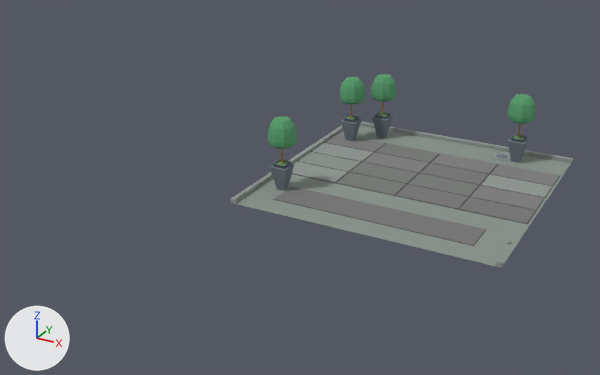
What one commit did to the glTF model models/6. corner/Corner_C.gltf.
Rendered twice from a camera (50 mm lens) standing at (15.46, -22.9, 12.66) and looking at (1.94, 1.68, 0.37). The axes (+X, +Y, +Z) are drawn at lower left. The lights are the same throughout. Objects named as collision shapes, trigger or cutter boxes, shadow casters or lower levels of detail are left out. Where no turn or scale is listed for an object, it has been applied to the vertices. Vertices at the same position are counted once.

The first picture shows 'Scifi_Panel_02 Plaza014_group4.017', 'Scifi_Panel_02 Plaza014_group4.018'.
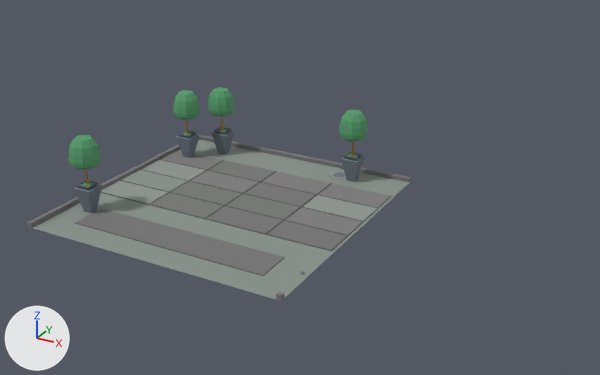
The change, as JSON lines over the scene's bpy script:
```json
{"block": "me_scifi_panel_02_plaza014_group4_012", "where": "# used by ob_scifi_panel_02_plaza014_group4_018; location = (5.0, 5.0, 0.0)"}
{"op": "remove", "block": "me_scifi_panel_02_plaza014_group4_012", "code": "me_scifi_panel_02_plaza014_group4_012.from_pydata(...)  # 181 vertices, 342 faces; spans x -5.0..5.0, y -5.0..5.0, z 0.0..0.17"}
{"op": "add", "block": "me_scifi_panel_02_plaza014_group4_012", "code": "me_scifi_panel_02_plaza014_group4_012.from_pydata(...)  # 549 vertices, 1002 faces; spans x -5.0..5.0, y -5.0..5.0, z 0.0..2.77"}
{"block": "me_scifi_panel_02_plaza014_group4_012", "change": "me_scifi_panel_02_plaza014_group4_012 part 1: 184 vertices added at x -4.52..-2.43, y 2.42..4.52, z 0.0..2.77"}
{"block": "me_scifi_panel_02_plaza014_group4_012", "change": "me_scifi_panel_02_plaza014_group4_012 part 2: 92 vertices added at x -4.52..-3.46, y -3.53..-2.43, z 0.0..2.77"}
{"block": "me_scifi_panel_02_plaza014_group4_012", "change": "me_scifi_panel_02_plaza014_group4_012 part 3: 92 vertices added at x 2.42..3.52, y 3.46..4.52, z 0.0..2.77"}
{"block": "me_scifi_panel_02_plaza014_group4_012", "change": "me_scifi_panel_02_plaza014_group4_012 part 4: 32 kept faces spanning x -5.0..5.0, y -5.0..5.0, z 0.0..0.17 get new texture (UV) coordinates"}
{"op": "remove", "block": "ob_scifi_panel_02_plaza014_group4_017", "code": ["ob_scifi_panel_02_plaza014_group4_017 = bpy.data.objects.new('Scifi_Panel_02 Plaza014_group4.017', me_scifi_panel_02_plaza014_group4_011)", "ob_scifi_panel_02_plaza014_group4_017.location = (5.0, 5.0, 0.0)"]}
{"op": "set", "path": "ob_scifi_panel_02_plaza014_group4_018.location", "old": "(5.0, 5.0, 0.0)", "new": "(0.0, 0.0, 0.0)"}
```

What differs and where, as boxes [x1, y1, x2, y2] in the pictures (600 x 375 px):
```json
{"object": "Scifi_Panel_02 Plaza014_group4.018", "change": "reshaped, moved", "before": [231, 121, 573, 267], "after": [27, 87, 411, 301], "on screen": "12% wider, 46% taller"}
{"object": "Scifi_Panel_02 Plaza014_group4.017", "change": "deleted", "before": [268, 74, 535, 191]}
{"part": 1, "of": "me_scifi_panel_02_plaza014_group4_012", "change": "added", "after": [173, 87, 235, 158]}
{"part": 2, "of": "me_scifi_panel_02_plaza014_group4_012", "change": "added", "after": [68, 135, 102, 213]}
{"part": 3, "of": "me_scifi_panel_02_plaza014_group4_012", "change": "added", "after": [339, 110, 368, 182]}
{"part": 4, "of": "me_scifi_panel_02_plaza014_group4_012", "change": "surface changed", "before": [231, 121, 573, 267], "after": [27, 135, 411, 301]}
```
